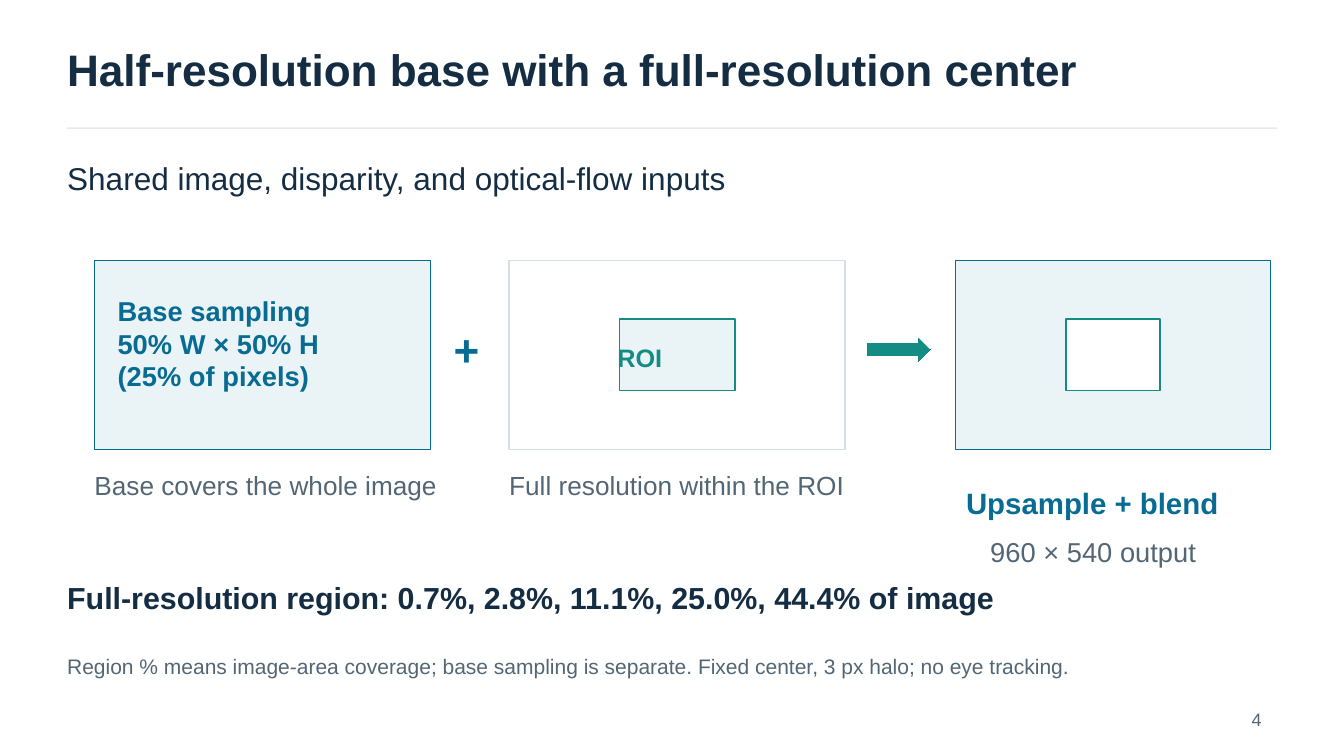
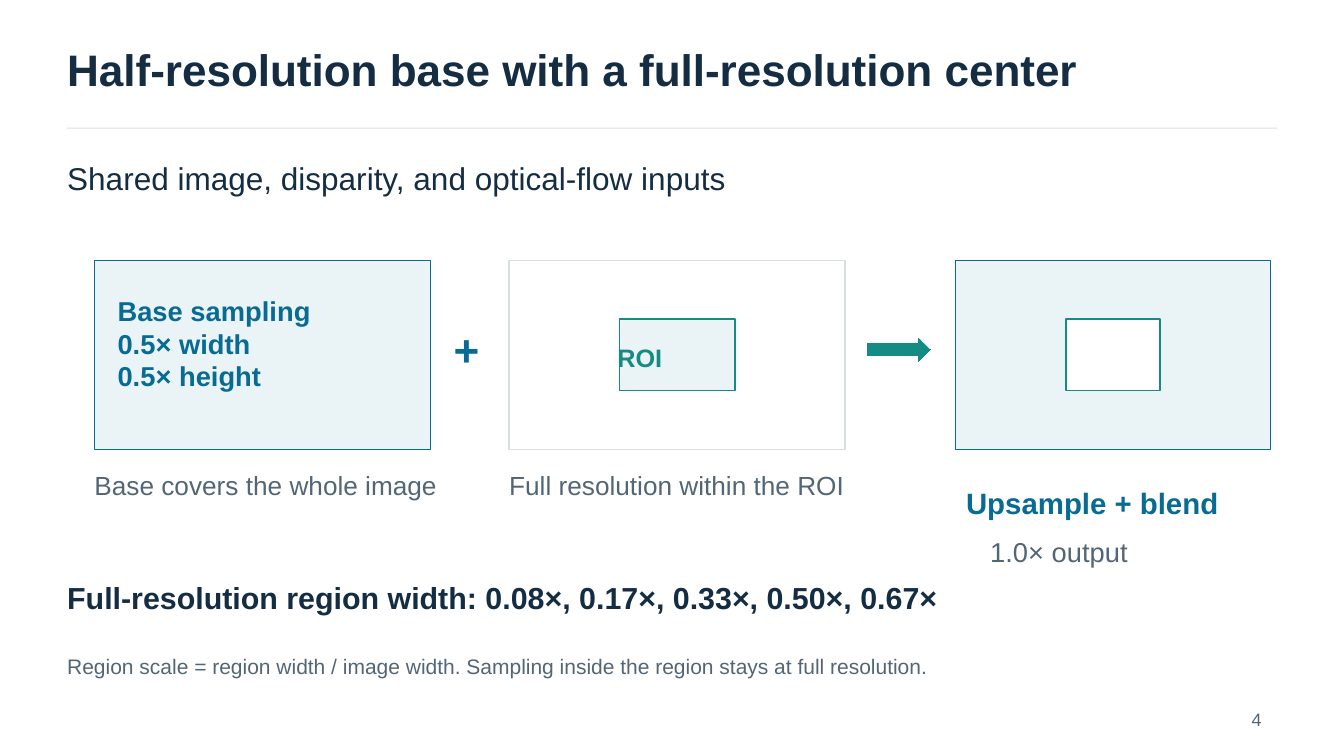
Before and after one commit to yingtian991221/stereo-eye-reconstruction, a slide deck: slide 4 of presentations/weekly_20261029/weekly_20261029_english_30w.pptx. Drawn at 1344x756 pixels with LibreOffice and Linux fonts; fonts in the diff are those of the drawing. Boxes give left, top, right and bottom in pixels: in the first picture for what was removed or moved away, otherwise in the second. Text is boxed around its words. In the diff, an @@ line names an element or a change of style, - is before the commit and + after.

Commit message:
Show linear region scales on reconstruction mechanism slide

```diff
--- a/presentations/weekly_20261029/weekly_20261029_english_30w.pptx
+++ b/presentations/weekly_20261029/weekly_20261029_english_30w.pptx
@@ text at (118, 334, 261, 391): text changed @@
-50% W × 50% H
-(25% of pixels)
+0.5× width
+0.5× height
@@ text at (990, 543, 1128, 567): text changed @@
-960 × 540 output
+1.0× output
@@ text at (67, 587, 937, 615): text changed @@
-Full-resolution region: 0.7%, 2.8%, 11.1%, 25.0%, 44.4% of image
+Full-resolution region width: 0.08×, 0.17×, 0.33×, 0.50×, 0.67×
@@ text at (67, 659, 927, 678): text changed @@
-Region % means image-area coverage; base sampling is separate. Fixed center, 3 px halo; no eye tracking.
+Region scale = region width / image width. Sampling inside the region stays at full resolution.
```
Also in this commit, not shown: 3 other files.
